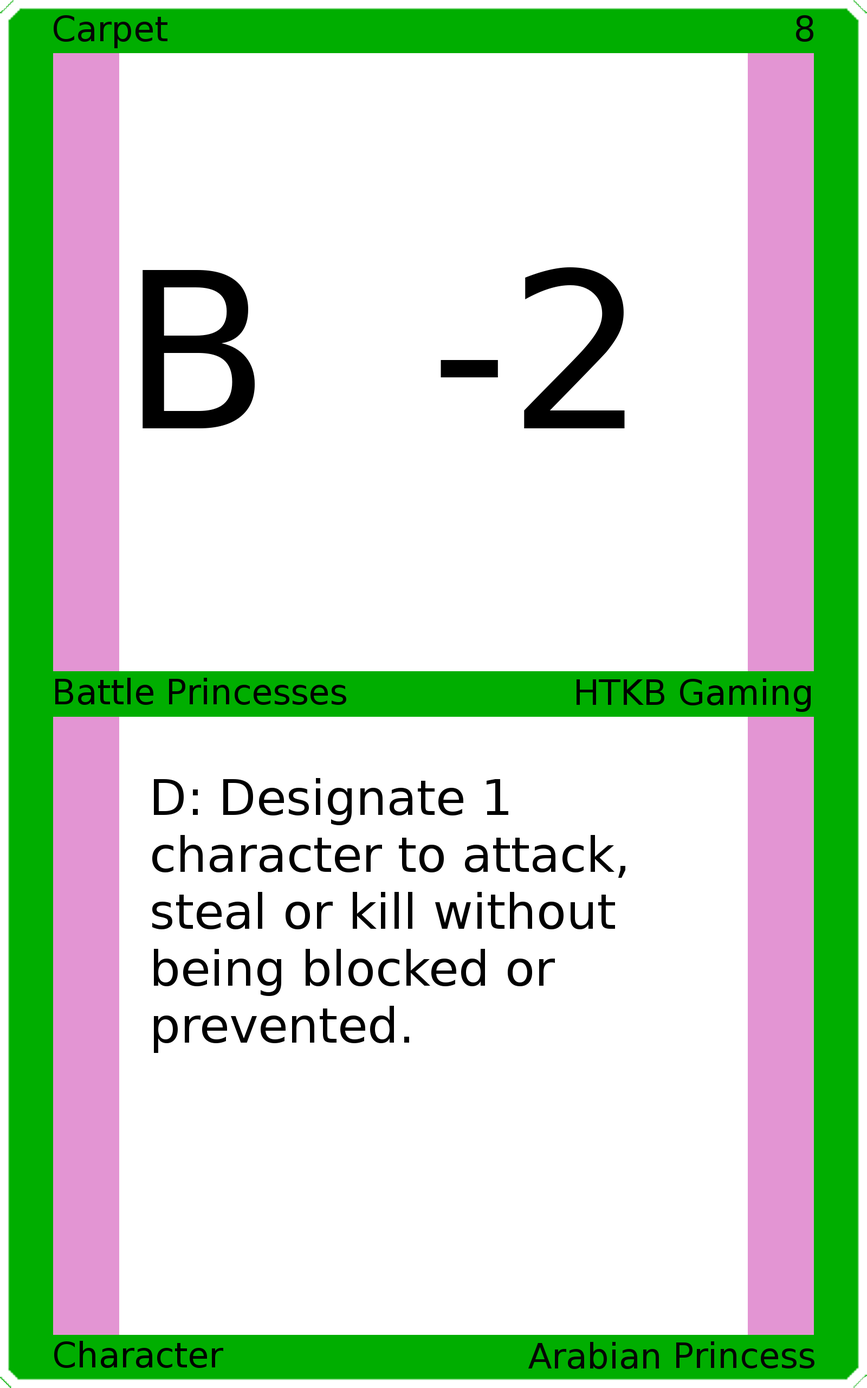
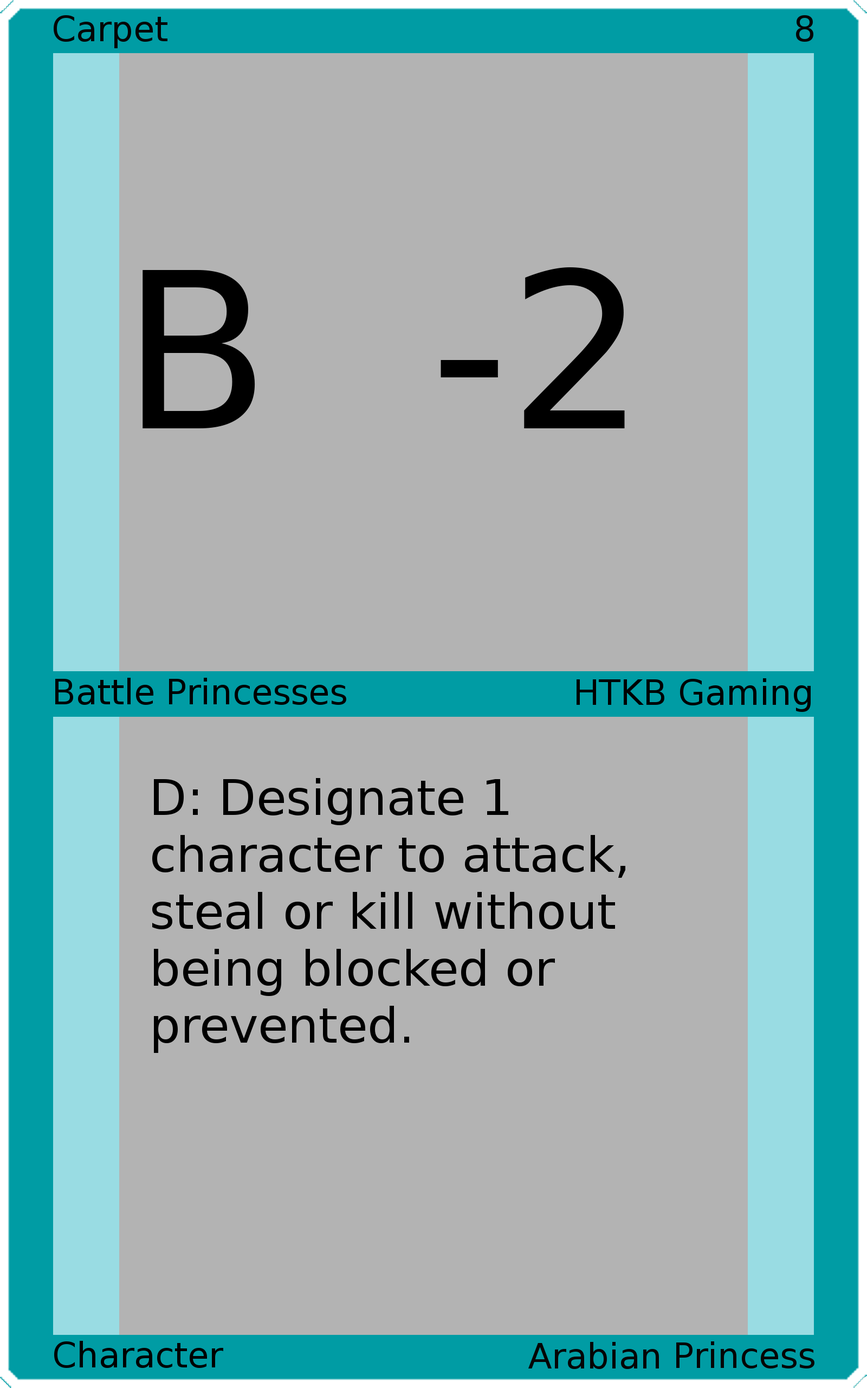
Layers edited between the first and the second 867x1388 image:
painted on "Border" over [0, 0, 867, 1388]
painted on "Top Background" over [119, 52, 748, 673]
painted on "Bottom Background" over [119, 715, 748, 1336]
painted on "Background" over [35, 35, 832, 1352]
